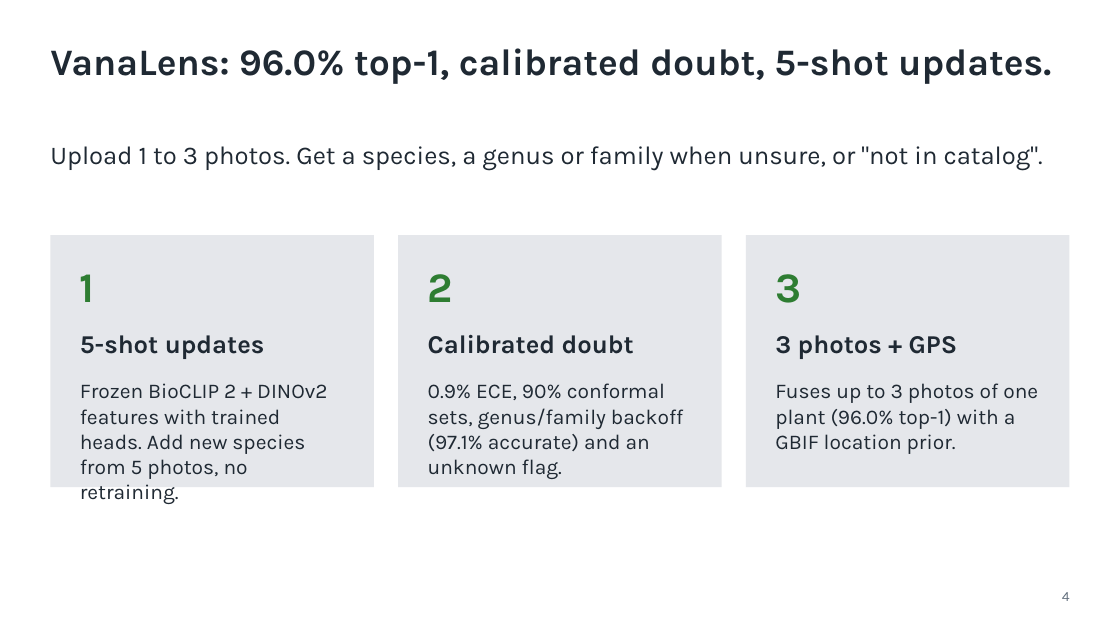
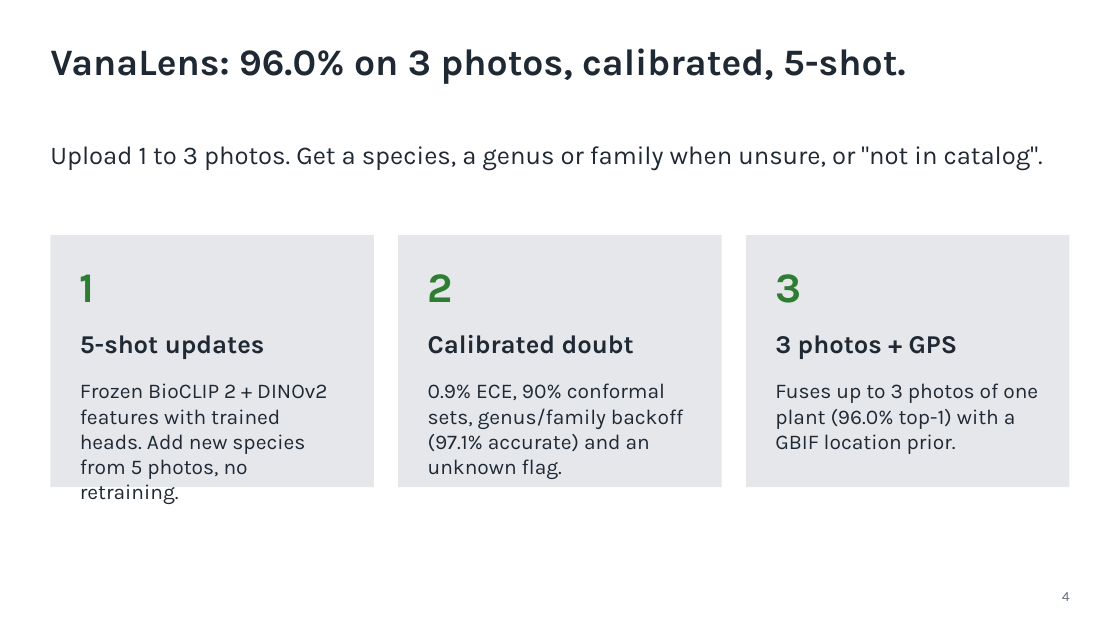
Before and after one commit to shadowBit01/Plant-Classifier-model, a slide deck: slide 4 of pitch/VanaLens.pptx. Drawn at 1120x630 pixels with LibreOffice and Linux fonts; fonts in the diff are those of the drawing. Boxes give left, top, right and bottom in pixels: in the first picture for what was removed or moved away, otherwise in the second. Text is boxed around its words. In the diff, an @@ line names an element or a change of style, - is before the commit and + after.

```diff
--- a/pitch/VanaLens.pptx
+++ b/pitch/VanaLens.pptx
@@ text at (50, 48, 906, 84): text changed @@
-VanaLens: 96.0% top-1, calibrated doubt, 5-shot updates.
+VanaLens: 96.0% on 3 photos, calibrated, 5-shot.
```
Also in this commit, not shown: 1 other slide changed, 10 other files.
